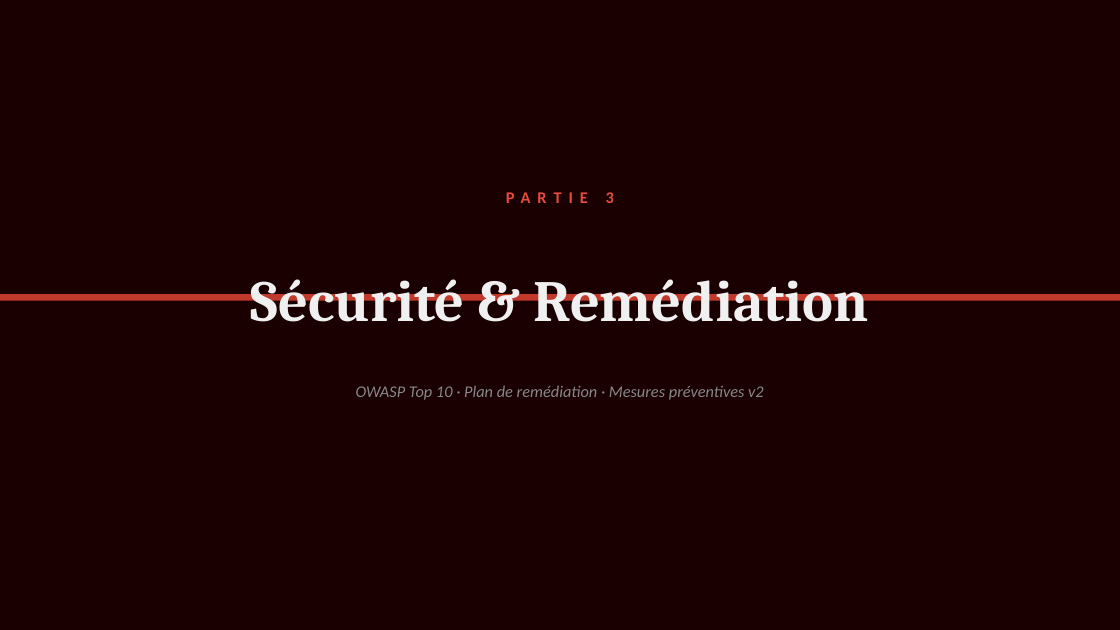
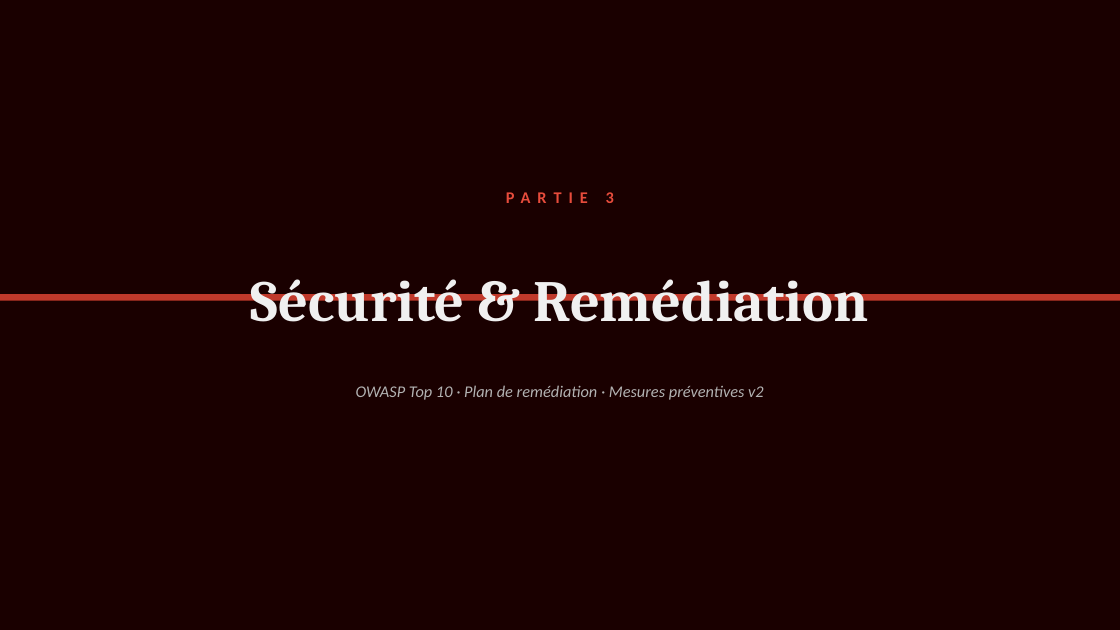
Before and after one commit to Brok3nWings/lpmde, a slide deck: slide 15 of presentation-LPMDE.pptx (slide 14 before the commit). Drawn at 1120x630 pixels with LibreOffice and Linux fonts; fonts in the diff are those of the drawing. Boxes give left, top, right and bottom in pixels: in the first picture for what was removed or moved away, otherwise in the second. Text is boxed around its words. In the diff, an @@ line names an element or a change of style, - is before the commit and + after.

```diff
--- a/presentation-LPMDE.pptx
+++ b/presentation-LPMDE.pptx
@@ text "OWASP Top 10 · Plan ..." at (x1=356, y1=385, x2=764, y2=400): text colour #888888 to #B2B2B2 @@
```
Also in this commit, not shown: 18 other slides changed, 1 slide added, 3 other files.
